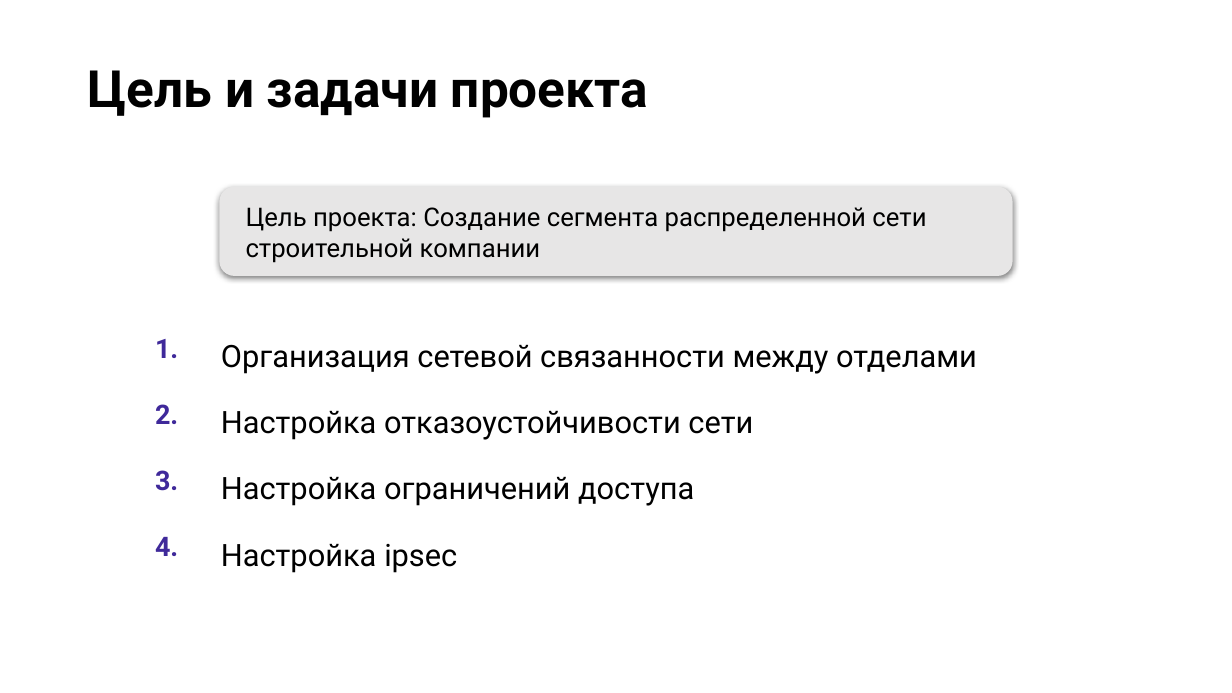
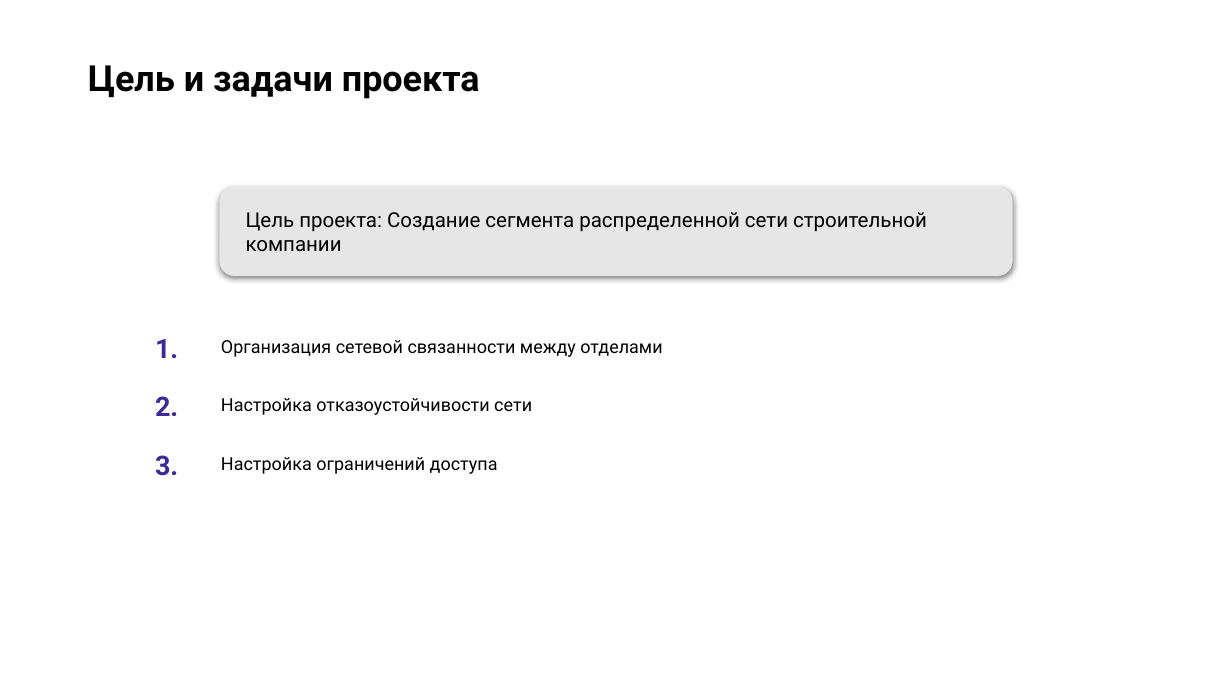
Before and after one commit to aarkin002/otus_NEb, a slide deck: slide 5 of Project/Otus_basic.pptx. Drawn at 1232x693 pixels with LibreOffice and Linux fonts; fonts in the diff are those of the drawing. Boxes give left, top, right and bottom in pixels: in the first picture for what was removed or moved away, otherwise in the second. Text is boxed around its words. In the diff, an @@ line names an element or a change of style, - is before the commit and + after.

```diff
--- a/Project/Otus_basic.pptx
+++ b/Project/Otus_basic.pptx
@@ text "Цель и задачи проекта" at [88,65,480,99]: size 40 to 28 pt @@
@@ rounded rectangle "Цель проекта: Создание сегмента распределенной ..." at [219,187,1012,276]: size 20 to 16 pt @@
@@ table at [128,321,1104,626] @@
-row 4: 4. | Настройка ipsec
+row 5:  | 
@@ size 24 to 14 pt @@
```
Also in this commit, not shown: 2 other slides changed, 19 slides added, 2 slides removed, 1 other file.
